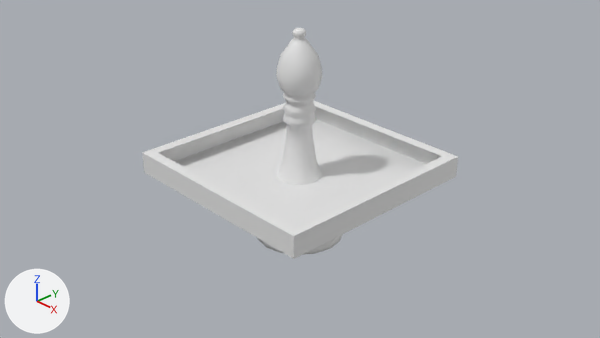
Before and after pictures for a commit that changed the Blender file blender_course/assignments/project/chess.blend.
The view is the same before and after, from the file's camera 'Camera'. Every picture has the same lights, and +X, +Y and +Z are marked at lower left. The picture after the commit comes second. The same objects are shown in both versions, whatever each file hides.

The first picture shows 'Chessboard_bottom', 'bishop.001'.
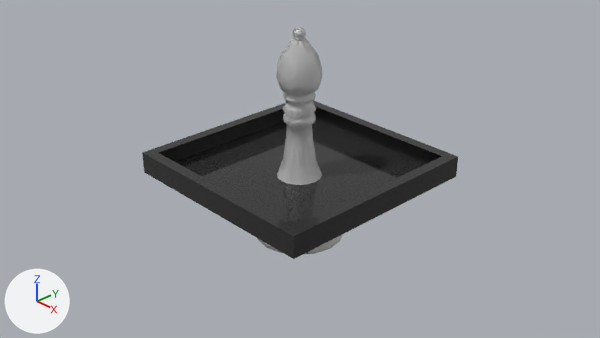
The change, as JSON lines over the scene's bpy script:
```json
{"block": "mat_material", "change": "nodes: BsdfPrincipled, OutputMaterial"}
{"block": "mat_material", "change": "nodes: BsdfPrincipled, Mix, OutputMaterial, TexNoise x2, ValToRGB x2"}
{"block": "mat_material", "change": "colours: grey #9f9e98, black #050505, black #181818, dark grey #5a5a5a"}
{"block": "me_cube_005", "where": "# used by ob_bishop_001; location = (0.0, 0.0, 0.0)"}
{"op": "remove", "block": "me_cube_005", "code": "me_cube_005.from_pydata(...)  # 42 vertices, 0 faces, 42 loose edges; spans x 0.0..0.63, y 0.0, z -1.05..1.9"}
{"op": "add", "block": "me_cube_005", "code": "me_cube_005.from_pydata(...)  # 126 vertices, 0 faces, 126 loose edges; spans x 0.0..0.63, y 0.0, z -1.05..1.9"}
{"block": "me_cube_005", "change": "me_cube_005 part 1"}
{"block": "me_cube_005", "change": "84 vertices are added at x 0.0..0.63, y 0.0, z -1.05..1.9"}
{"block": "me_cube_005", "change": "84 loose edges are added"}
```

What differs and where, as boxes [x1, y1, x2, y2] in the pictures (600 x 338 px):
```json
{"object": "Chessboard_bottom", "change": "surface changed", "before": [142, 100, 458, 259], "after": [142, 100, 458, 259], "on screen": "white to black"}
```
